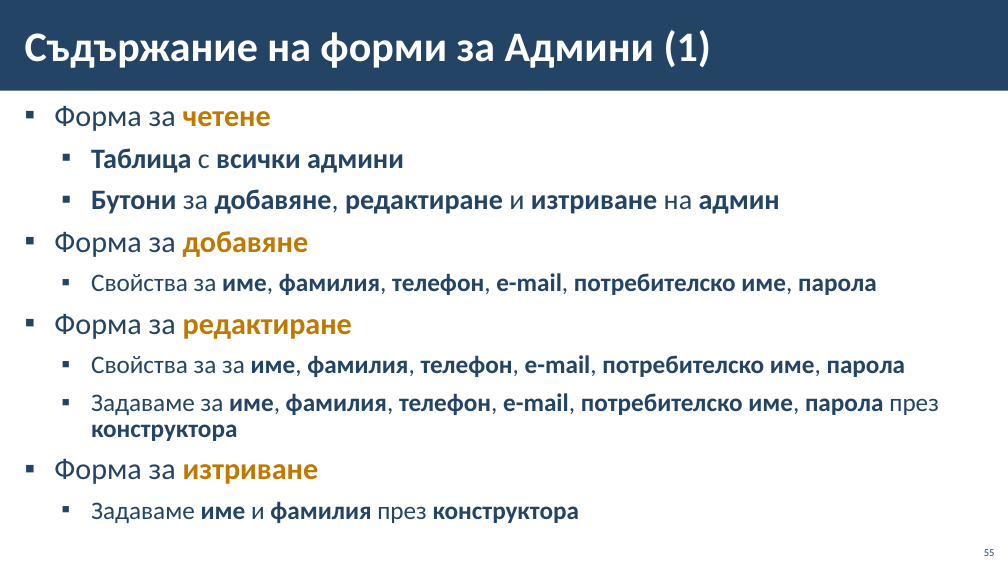
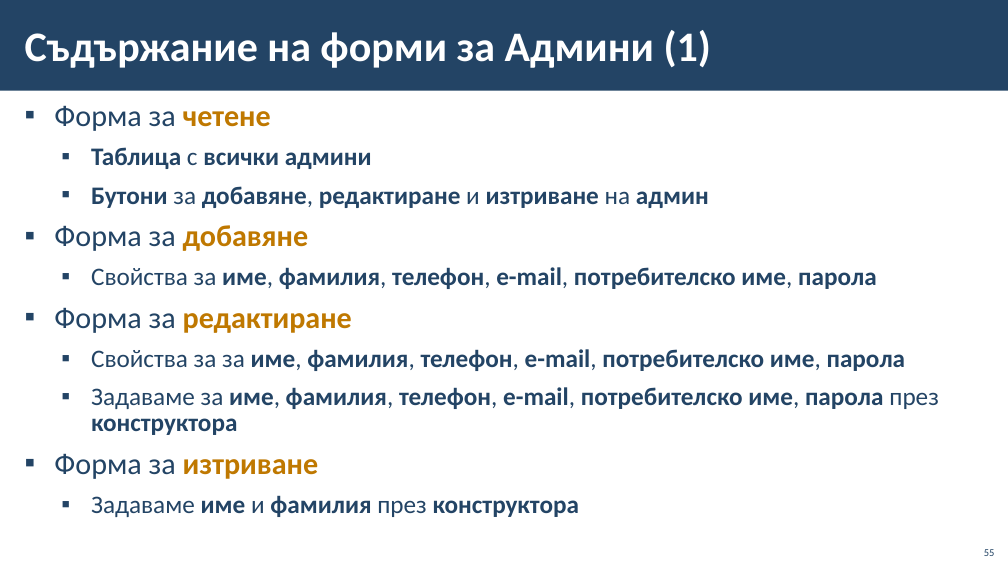
Before and after one commit to BG-IT-Edu/School-Programming, a slide deck: slide 55 of Courses/Software-Sciences/Module-4-Information-Systems-New/12-Implementation-of-Information-System/12-Implementation-of-Information-System-Third-Part.pptx. Drawn at 1008x567 pixels with LibreOffice and Linux fonts; fonts in the diff are those of the drawing; background and template pictures are left out. Boxes give left, top, right and bottom in pixels: in the first picture for what was removed or moved away, otherwise in the second. Text is boxed around its words. In the diff, an @@ line names an element or a change of style, - is before the commit and + after.

```diff
--- a/Courses/Software-Sciences/Module-4-Information-Systems-New/12-Implementation-of-Information-System/12-Implementation-of-Information-System-Third-Part.pptx
+++ b/Courses/Software-Sciences/Module-4-Information-Systems-New/12-Implementation-of-Information-System/12-Implementation-of-Information-System-Third-Part.pptx
@@ text at (91, 147, 709, 208): size 26.8 to 24.1 pt in "Таблица с всички админи", "Бутони за добавяне, редактиране и изтриване на ..." @@
```
Also in this commit, not shown: 11 other slides changed.
